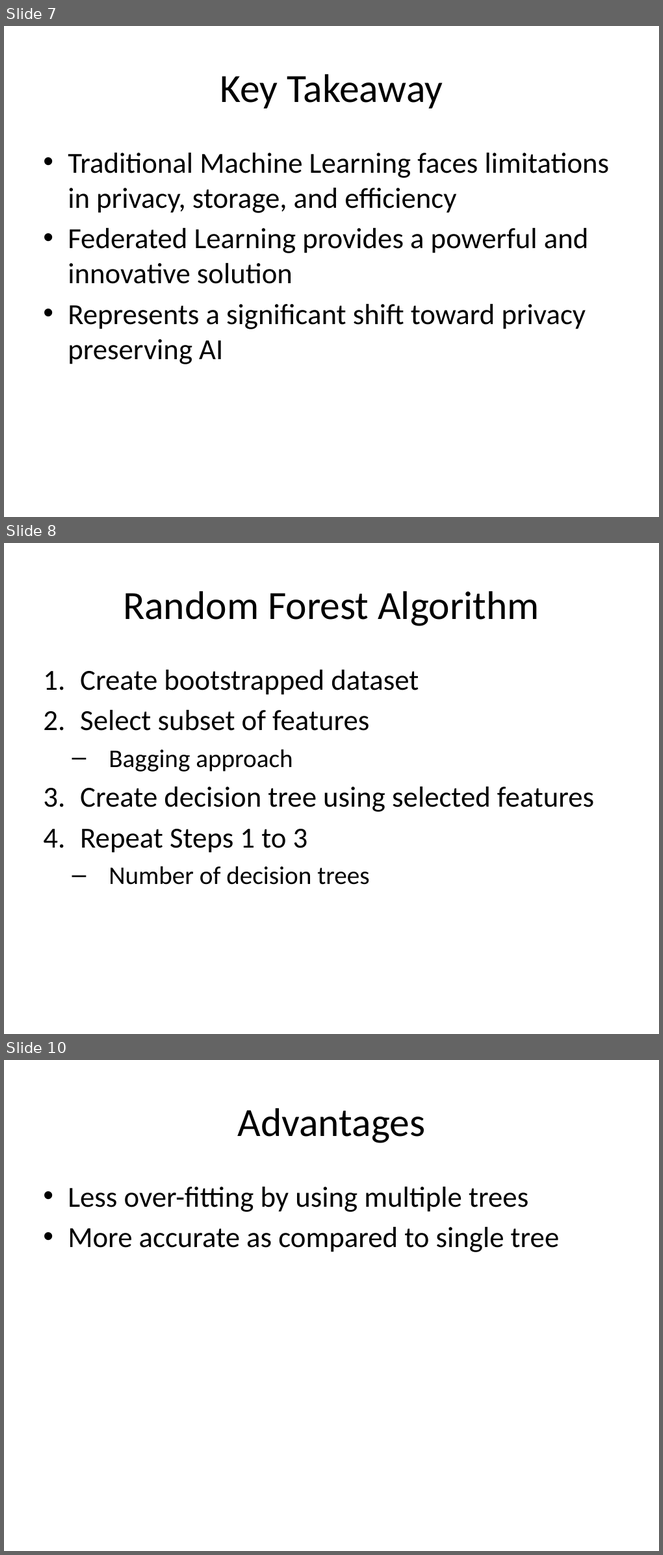
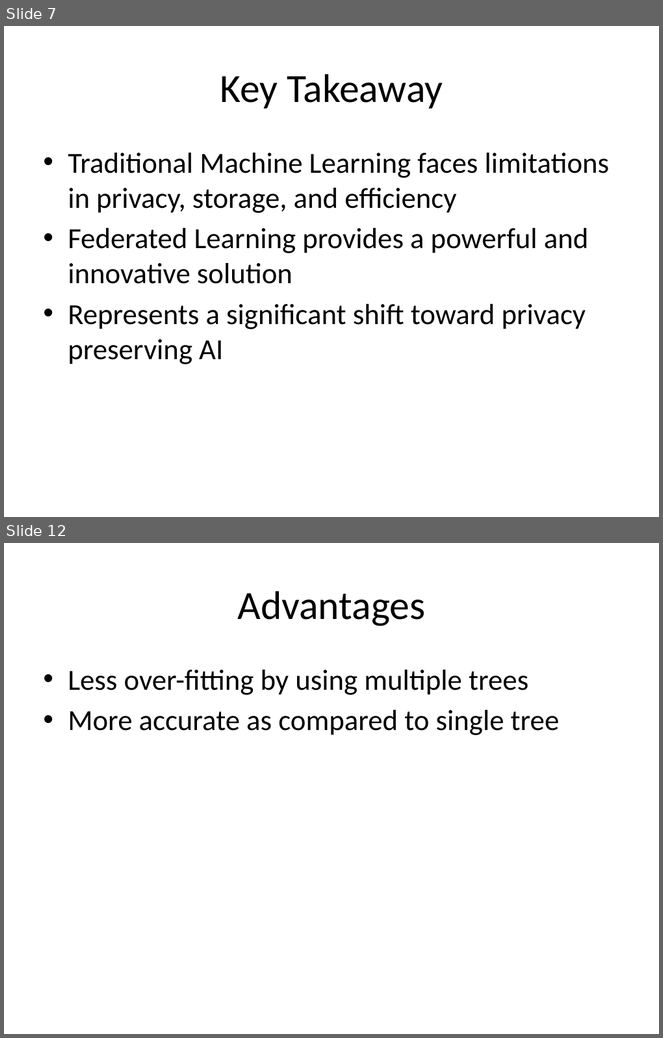
Before and after one commit to look4pritam/FederatedLearning, a slide deck: Presentations/FederatedLearning.pptx. Shown one above the other, each under a label of ours: slides 7, 8 and 10 before the commit, slides 7 and 12 after it; the slides between them are not shown. The pictures are 663x1555 and 663x1038 pixels, drawn with LibreOffice and Linux fonts; fonts in the diff are those of the drawing. Boxes give left, top, right and bottom in pixels: in the first picture for what was removed or moved away, otherwise in the second. Text is boxed around its words. In the diff, an @@ line names an element or a change of style, - is before the commit and + after.

```diff
--- a/Presentations/FederatedLearning.pptx
+++ b/Presentations/FederatedLearning.pptx
@@ slide 8 removed at (4,543,659,1034), background #FFFFFF @@
@@ title removed at (123,591,539,626) @@
-Random Forest Algorithm
@@ text removed at (80,670,594,885) @@
-1. Create bootstrapped dataset
-2. Select subset of features
-  – Bagging approach
-3. Create decision tree using selected features
-4. Repeat Steps 1 to 3
-  – Number of decision trees
@@ what was slide 10 is now slide 12 @@
```
Also in this commit, not shown: 1 slide changed, 3 slides added.
